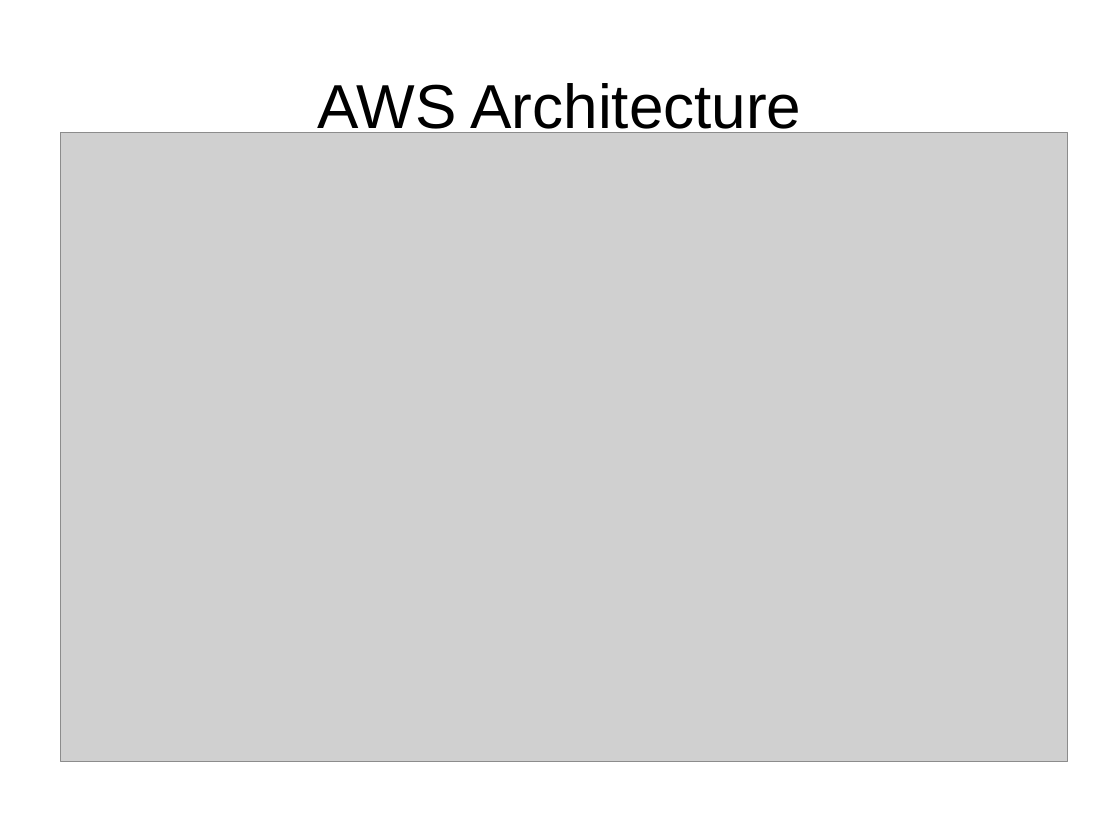
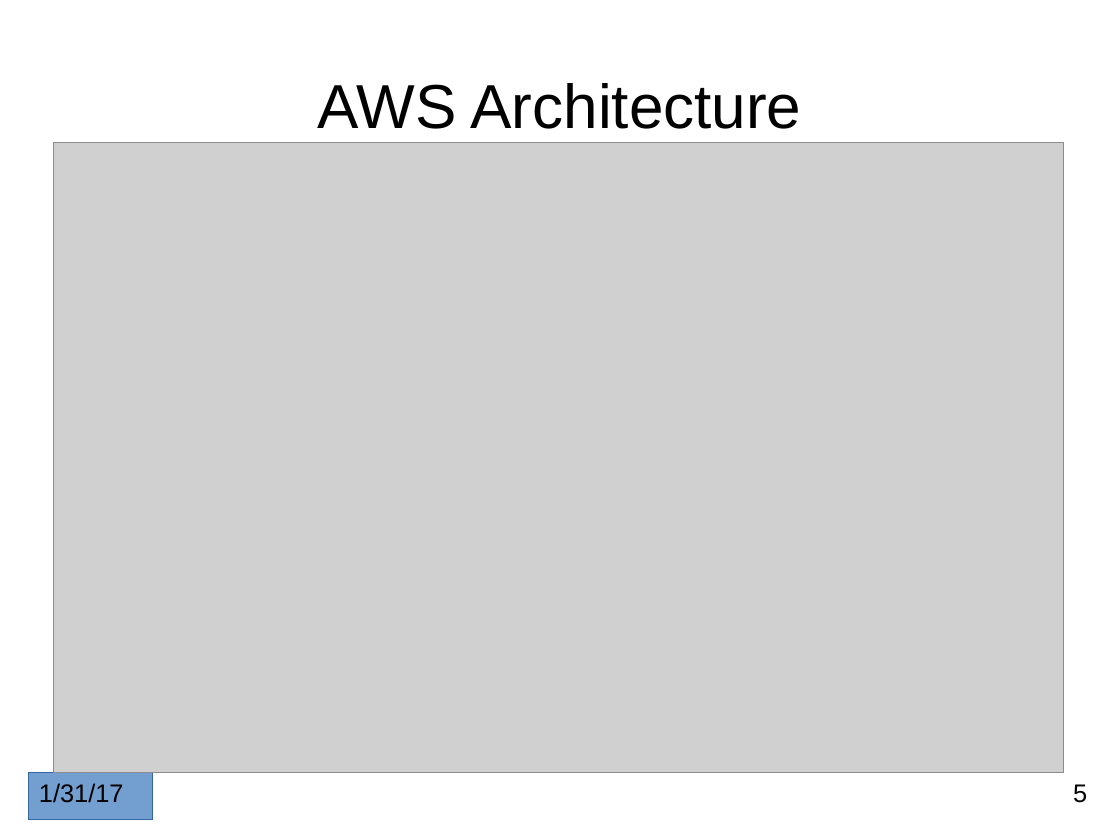
Before and after one commit to andybrucenet/aws-env-sysadmin, a slide deck: slide 5 of aws-env-sysadmin.pptx. Drawn at 1120x840 pixels with LibreOffice and Linux fonts; fonts in the diff are those of the drawing; grey boxes stand for pictures. Boxes give left, top, right and bottom in pixels: in the first picture for what was removed or moved away, otherwise in the second. Text is boxed around its words. In the diff, an @@ line names an element or a change of style, - is before the commit and + after.

```diff
--- a/aws-env-sysadmin.pptx
+++ b/aws-env-sysadmin.pptx
@@ picture: place and size @@
-picture at bbox=[61, 132, 1068, 762]
+picture at bbox=[54, 142, 1064, 772]
@@ rectangle added at bbox=[28, 772, 152, 820], fill #729FCF, outline #3465A4 0.75 pt, 18 pt, text #000000 @@
+1/31/17
@@ page number added at bbox=[1073, 784, 1087, 803], 18 pt, text #000000 @@
+5
```
Also in this commit, not shown: 15 other slides changed, 3 slides added.
